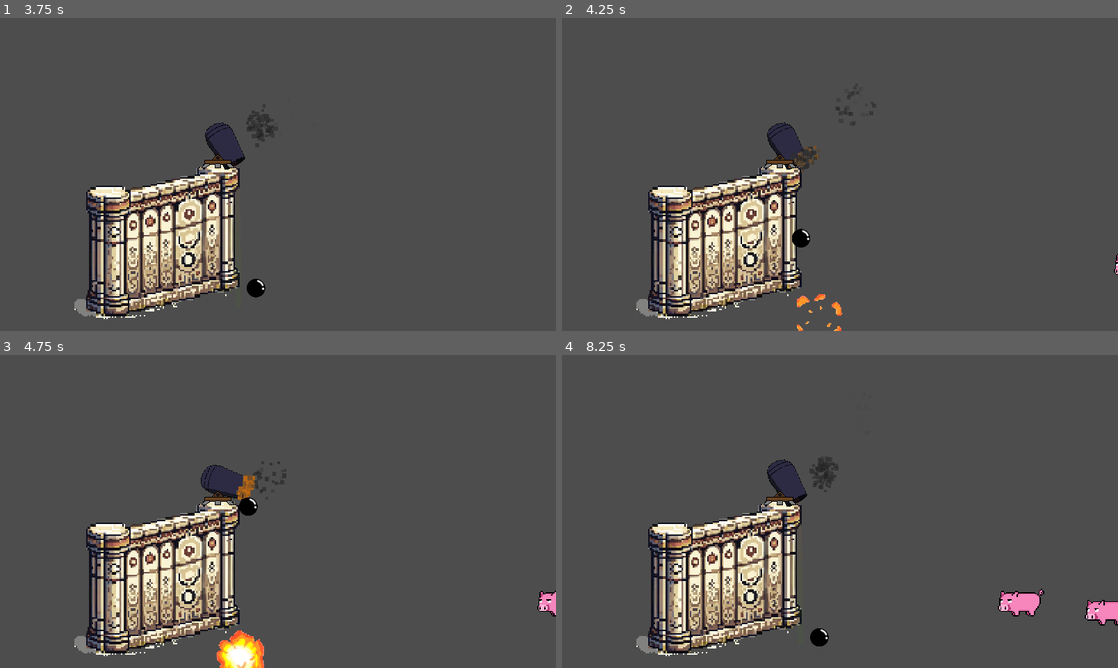
Above: before the commit, frames 1-4 (two rows, left to right).
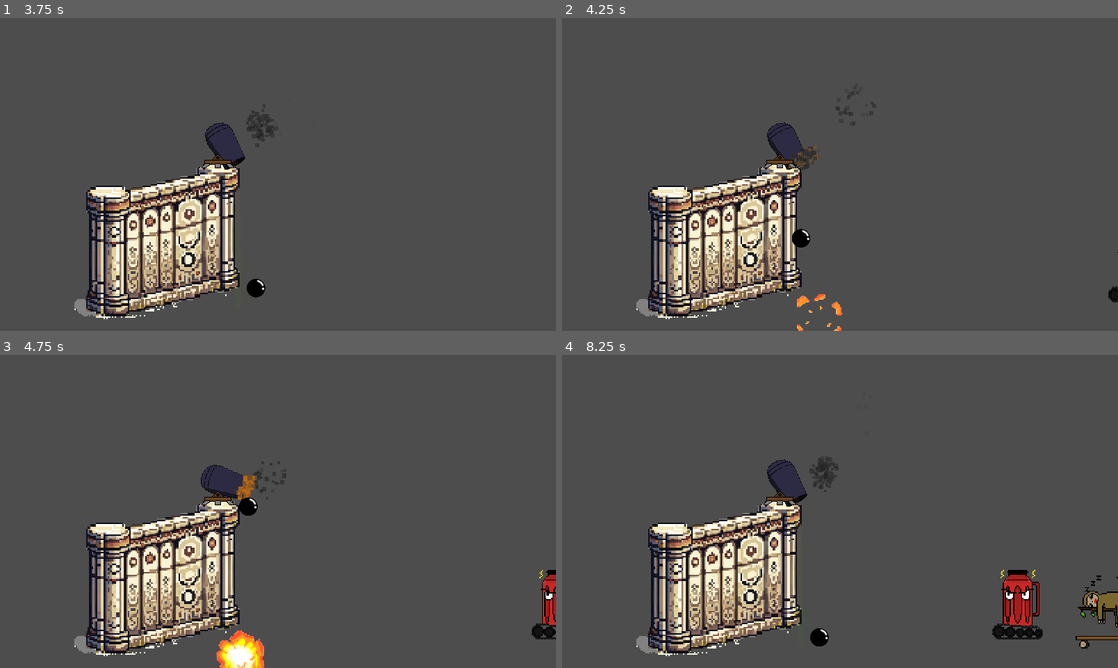
Above: after the commit, the same moments.

Repository: GabrFelps/Protect-LABIRAS
Game: Godot game, scene res://scenes/menu.tscn
The game is run twice, just before and just after one commit, with the same random seed, the same clock (stepped at 60 frames per second) and the same inputs.
Inputs (mouse positions are in pixels of both pictures, inside the frame that each line leads up to):
- Up to frame 1 (3.75 s): click "START" at 0.5 s; move the mouse to (400, 158) at 1.27 s; click (400, 158) at 1.42 s; move the mouse to (166, 190) at 2.02 s; click (166, 190) at 2.17 s; move the mouse to (333, 105) at 2.77 s; click (333, 105) at 2.92 s; move the mouse to (250, 237) at 3.52 s; click (250, 237) at 3.67 s
- Up to frame 2 (4.25 s): no input
- Up to frame 3 (4.75 s): move the mouse to (444, 558) at 4.27 s; click (444, 558) at 4.42 s
- Up to frame 4 (8.25 s): move the mouse to (673, 464) at 5.02 s; click (673, 464) at 5.17 s; move the mouse to (867, 511) at 5.77 s; click (867, 511) at 5.92 s; move the mouse to (756, 433) at 6.52 s; click (756, 433) at 6.67 s; move the mouse to (962, 495) at 7.27 s; click (962, 495) at 7.42 s; move the mouse to (728, 527) at 8.02 s; click (728, 527) at 8.17 s

Frame 1 is identical in both runs. In frame 2, 0.1% of the frame differs, in the area x 98-100%, y 74-91%; in frame 3, 0.6%; in frame 4, 2.1%, in the area x 77-100%, y 68-94%.

Commit message:
add: database link with variables

Diff:
--- /dev/null
+++ b/game/animations/cafe.tres
@@ -0,0 +1,32 @@
+[gd_resource type="SpriteFrames" load_steps=5 format=3 uid="uid://ew2u83itp2qd"]
+
+[ext_resource type="Texture2D" uid="uid://xe8qexbpe6ib" path="res://assets/Enemy/cafe.png" id="1_2exln"]
+
+[sub_resource type="AtlasTexture" id="AtlasTexture_m8sf8"]
+atlas = ExtResource("1_2exln")
+region = Rect2(0, 0, 64, 64)
+
+[sub_resource type="AtlasTexture" id="AtlasTexture_4cwcl"]
+atlas = ExtResource("1_2exln")
+region = Rect2(64, 0, 64, 64)
+
+[sub_resource type="AtlasTexture" id="AtlasTexture_qggp1"]
+atlas = ExtResource("1_2exln")
+region = Rect2(0, 64, 64, 64)
+
+[resource]
+animations = [{
+"frames": [{
+"duration": 1.0,
+"texture": SubResource("AtlasTexture_m8sf8")
+}, {
+"duration": 1.0,
+"texture": SubResource("AtlasTexture_4cwcl")
+}, {
+"duration": 1.0,
+"texture": SubResource("AtlasTexture_qggp1")
+}],
+"loop": true,
+"name": &"default",
+"speed": 5.0
+}]
--- /dev/null
+++ b/game/animations/porco.tres
@@ -0,0 +1,39 @@
+[gd_resource type="SpriteFrames" load_steps=6 format=3 uid="uid://bvwc1ii3qg7jy"]
+
+[ext_resource type="Texture2D" uid="uid://tmcll3voop0n" path="res://assets/Enemy/porco.png" id="1_kxgja"]
+
+[sub_resource type="AtlasTexture" id="AtlasTexture_bdvcp"]
+atlas = ExtResource("1_kxgja")
+region = Rect2(0, 0, 64, 64)
+
+[sub_resource type="AtlasTexture" id="AtlasTexture_uoe33"]
+atlas = ExtResource("1_kxgja")
+region = Rect2(64, 0, 64, 64)
+
+[sub_resource type="AtlasTexture" id="AtlasTexture_67w40"]
+atlas = ExtResource("1_kxgja")
+region = Rect2(0, 64, 64, 64)
+
+[sub_resource type="AtlasTexture" id="AtlasTexture_01371"]
+atlas = ExtResource("1_kxgja")
+region = Rect2(64, 64, 64, 64)
+
+[resource]
+animations = [{
+"frames": [{
+"duration": 1.0,
+"texture": SubResource("AtlasTexture_bdvcp")
+}, {
+"duration": 1.0,
+"texture": SubResource("AtlasTexture_uoe33")
+}, {
+"duration": 1.0,
+"texture": SubResource("AtlasTexture_67w40")
+}, {
+"duration": 1.0,
+"texture": SubResource("AtlasTexture_01371")
+}],
+"loop": true,
+"name": &"default",
+"speed": 7.0
+}]
--- /dev/null
+++ b/game/animations/preguica.tres
@@ -0,0 +1,53 @@
+[gd_resource type="SpriteFrames" load_steps=8 format=3 uid="uid://cxhykn42m8x68"]
+
+[ext_resource type="Texture2D" uid="uid://dyvcvhd76ivpc" path="res://assets/Enemy/preguica.png" id="1_pbqmq"]
+
+[sub_resource type="AtlasTexture" id="AtlasTexture_hqjnr"]
+atlas = ExtResource("1_pbqmq")
+region = Rect2(0, 0, 64, 64)
+
+[sub_resource type="AtlasTexture" id="AtlasTexture_hr7er"]
+atlas = ExtResource("1_pbqmq")
+region = Rect2(64, 0, 64, 64)
+
+[sub_resource type="AtlasTexture" id="AtlasTexture_ejfsw"]
+atlas = ExtResource("1_pbqmq")
+region = Rect2(0, 64, 64, 64)
+
+[sub_resource type="AtlasTexture" id="AtlasTexture_w8i33"]
+atlas = ExtResource("1_pbqmq")
+region = Rect2(64, 64, 64, 64)
+
+[sub_resource type="AtlasTexture" id="AtlasTexture_bxymy"]
+atlas = ExtResource("1_pbqmq")
+region = Rect2(0, 128, 64, 64)
+
+[sub_resource type="AtlasTexture" id="AtlasTexture_eqpto"]
+atlas = ExtResource("1_pbqmq")
+region = Rect2(64, 128, 64, 64)
+
+[resource]
+animations = [{
+"frames": [{
+"duration": 1.0,
+"texture": SubResource("AtlasTexture_hqjnr")
+}, {
+"duration": 1.0,
+"texture": SubResource("AtlasTexture_hr7er")
+}, {
+"duration": 1.0,
+"texture": SubResource("AtlasTexture_ejfsw")
+}, {
+"duration": 1.0,
+"texture": SubResource("AtlasTexture_w8i33")
+}, {
+"duration": 1.0,
+"texture": SubResource("AtlasTexture_bxymy")
+}, {
+"duration": 1.0,
+"texture": SubResource("AtlasTexture_eqpto")
+}],
+"loop": true,
+"name": &"default",
+"speed": 5.0
+}]
--- a/game/scenes/enemy.tscn
+++ b/game/scenes/enemy.tscn
@@ -1,43 +1,7 @@
-[gd_scene load_steps=9 format=3 uid="uid://blhxytlkouxk2"]
+[gd_scene load_steps=4 format=3 uid="uid://blhxytlkouxk2"]
 
 [ext_resource type="Script" path="res://scripts/enemy.gd" id="1_lirwg"]
-[ext_resource type="Texture2D" uid="uid://tmcll3voop0n" path="res://assets/Enemy/porco.png" id="2_d2x3x"]
-
-[sub_resource type="AtlasTexture" id="AtlasTexture_bdvcp"]
-atlas = ExtResource("2_d2x3x")
-region = Rect2(0, 0, 64, 64)
-
-[sub_resource type="AtlasTexture" id="AtlasTexture_uoe33"]
-atlas = ExtResource("2_d2x3x")
-region = Rect2(64, 0, 64, 64)
-
-[sub_resource type="AtlasTexture" id="AtlasTexture_67w40"]
-atlas = ExtResource("2_d2x3x")
-region = Rect2(0, 64, 64, 64)
-
-[sub_resource type="AtlasTexture" id="AtlasTexture_01371"]
-atlas = ExtResource("2_d2x3x")
-region = Rect2(64, 64, 64, 64)
-
-[sub_resource type="SpriteFrames" id="SpriteFrames_b68u5"]
-animations = [{
-"frames": [{
-"duration": 1.0,
-"texture": SubResource("AtlasTexture_bdvcp")
-}, {
-"duration": 1.0,
-"texture": SubResource("AtlasTexture_uoe33")
-}, {
-"duration": 1.0,
-"texture": SubResource("AtlasTexture_67w40")
-}, {
-"duration": 1.0,
-"texture": SubResource("AtlasTexture_01371")
-}],
-"loop": true,
-"name": &"default",
-"speed": 7.0
-}]
+[ext_resource type="SpriteFrames" uid="uid://bvwc1ii3qg7jy" path="res://animations/porco.tres" id="2_fp2te"]
 
 [sub_resource type="CircleShape2D" id="CircleShape2D_n7drc"]
 
@@ -50,7 +14,7 @@
 [node name="Sprite" type="AnimatedSprite2D" parent="."]
 texture_filter = 1
 scale = Vector2(2, 2)
-sprite_frames = SubResource("SpriteFrames_b68u5")
+sprite_frames = ExtResource("2_fp2te")
 autoplay = "default"
 frame_progress = 0.935598
 
--- a/game/scripts/enemy.gd
+++ b/game/scripts/enemy.gd
@@ -1,12 +1,29 @@
 extends CharacterBody2D
 
-@export var MAX_HEALTH : int = 3
+@export var my_key : String = ["porco", "café", "preguica"].pick_random();
+@export var MAX_HEALTH : int = 3;
+@export var DAMAGE : int = 20;
+@export var SPEED : int = 12;
+@export var POINTS : int = 10;
+@onready var sprite_node : AnimatedSprite2D = get_node("Sprite");
 
 var health : int
 
 func _ready() -> void:
 	health = MAX_HEALTH;
 	velocity.x = -50; # velocidade inicial de tese
+	initialize()
+
+## Atualiza valores das variáveis conforme o banco de dados
+func initialize():
+	print("atualizando variáveis do ", name)
+	var enemy_struct = Global.get_enemy_struct(my_key);
+	MAX_HEALTH = int(enemy_struct["max_health"])
+	DAMAGE = int(enemy_struct["damage"])
+	SPEED = int(enemy_struct["speed"])
+	POINTS = int(enemy_struct["points"])
+	sprite_node.sprite_frames = Global.get_enemy_sprite(my_key)
+	sprite_node.play()
 
 ## Toma dano
 func take_damage(attack: Attack):
--- a/game/scripts/singletons/Global.gd
+++ b/game/scripts/singletons/Global.gd
@@ -1,14 +1,27 @@
 extends Node
-
-
 @onready var enemy_db: Dictionary = {};
 @onready var game_db : Dictionary = {};
+var sprite_dict : Dictionary = {
+	"porco" : preload("res://animations/porco.tres"),
+	"preguica" : preload("res://animations/preguica.tres"),
+	"café" : preload("res://animations/cafe.tres"),
+};
 
 var current_wave : int = 1;
+var enemy_database : Dictionary = {};
+
 
 func _ready():
 	get_db("enemy_db");
 	get_db("game_db");
+
+func get_enemy_struct(enemykey : String) -> Dictionary:
+	return enemy_db.get(enemykey, {})
+
+func get_enemy_sprite(enemykey: String) -> SpriteFrames:
+	return sprite_dict.get(enemykey)
+
+
 
 ## Pega informações de um banco de dados .csv
 func get_db(page_name: String):
